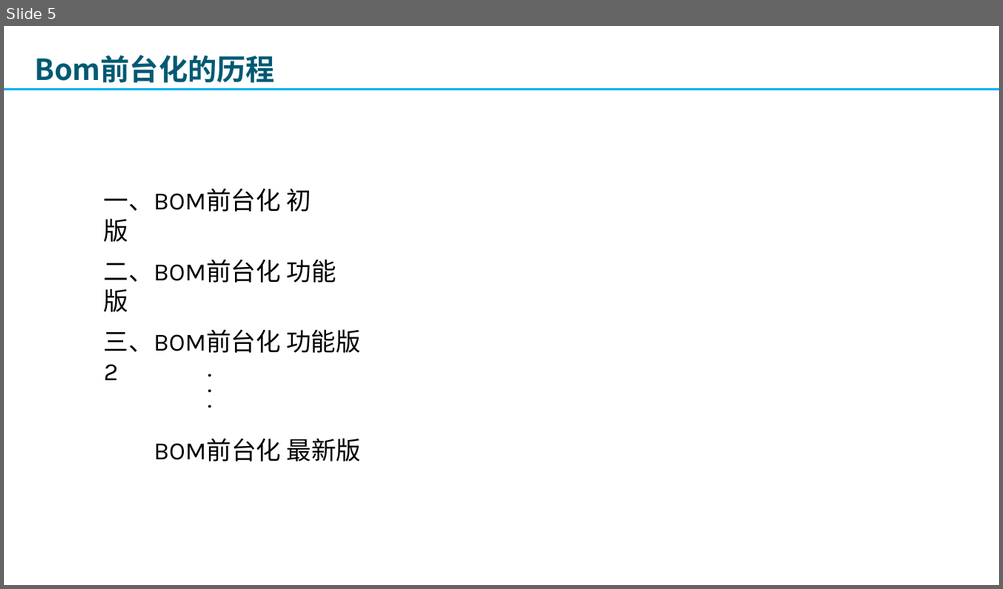
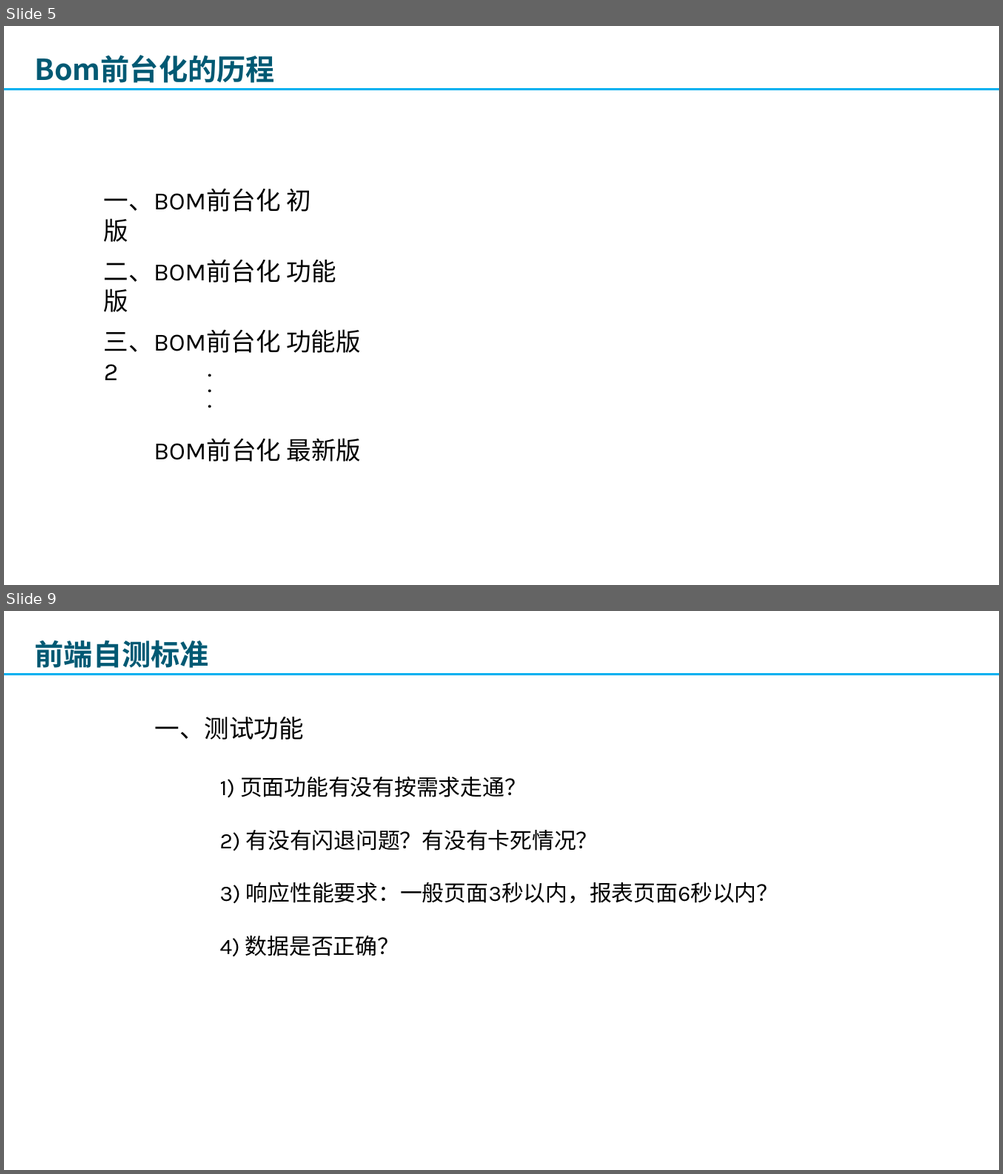
Before and after one commit to lbb1/lbb1.github.io, a slide deck: doc/2019-10-22 bom项目前端开发的收获.pptx. Shown one above the other, each under a label of ours: slide 5 before the commit, slides 5 and 9 after it; the slides between them are not shown. The pictures are 1003x589 and 1003x1174 pixels, drawn with LibreOffice and Linux fonts; fonts in the diff are those of the drawing; background and template pictures are left out. Boxes give left, top, right and bottom in pixels: in the first picture for what was removed or moved away, otherwise in the second. Text is boxed around its words. In the diff, an @@ line names an element or a change of style, - is before the commit and + after.

```diff
--- a/doc/2019-10-22 bom项目前端开发的收获.pptx
+++ b/doc/2019-10-22 bom项目前端开发的收获.pptx
@@ slide 9 added at box(4, 611, 999, 1170), background picture (left out) @@
@@ text added at box(35, 640, 209, 668), 21 pt, text #005973, bold @@
+前端自测标准
@@ line added from (4, 675) to (999, 675), #00B0F0 1.5 pt @@
@@ text added at box(154, 717, 304, 740), 18 pt, text #000000 @@
+一、测试功能
@@ text added at box(220, 777, 779, 957), 16 pt, text #000000 @@
+1) 页面功能有没有按需求走通？
+2) 有没有闪退问题？有没有卡死情况？
+3) 响应性能要求：一般页面3秒以内，报表页面6秒以内？
+4) 数据是否正确？
```
Also in this commit, not shown: 1 slide changed, 7 other slides added, 1 slide removed, 1 other file.
